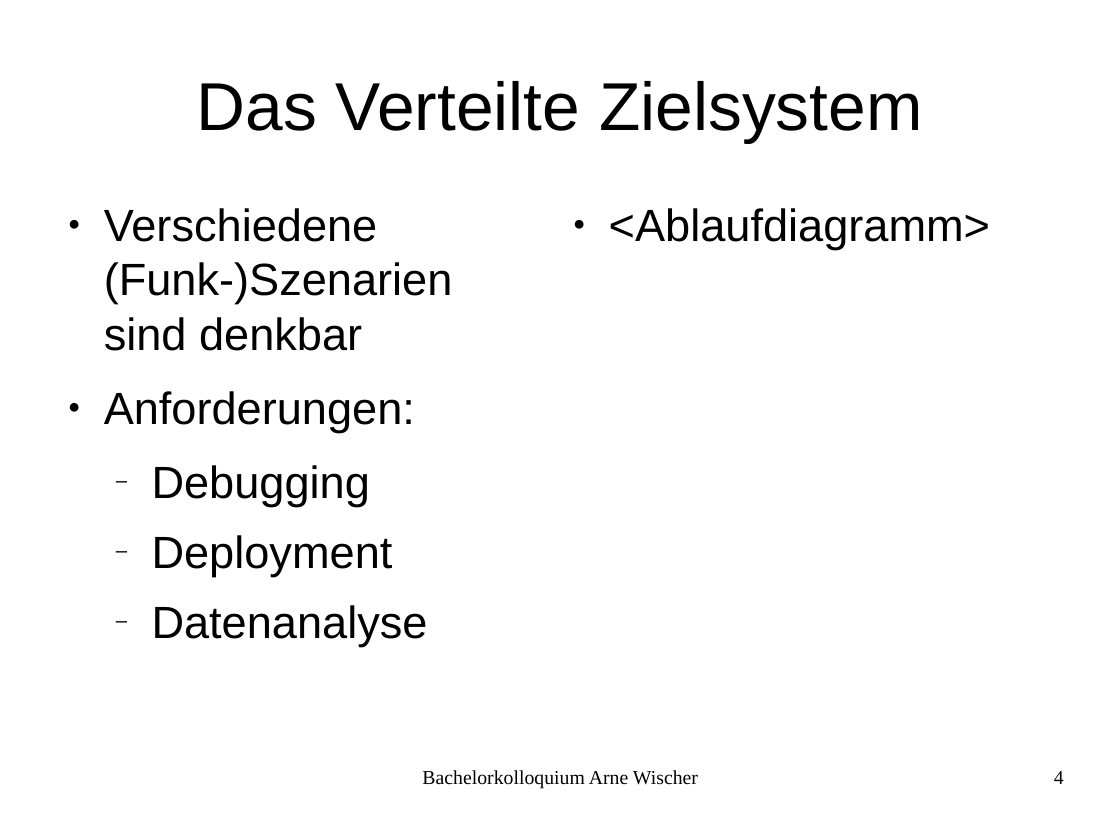
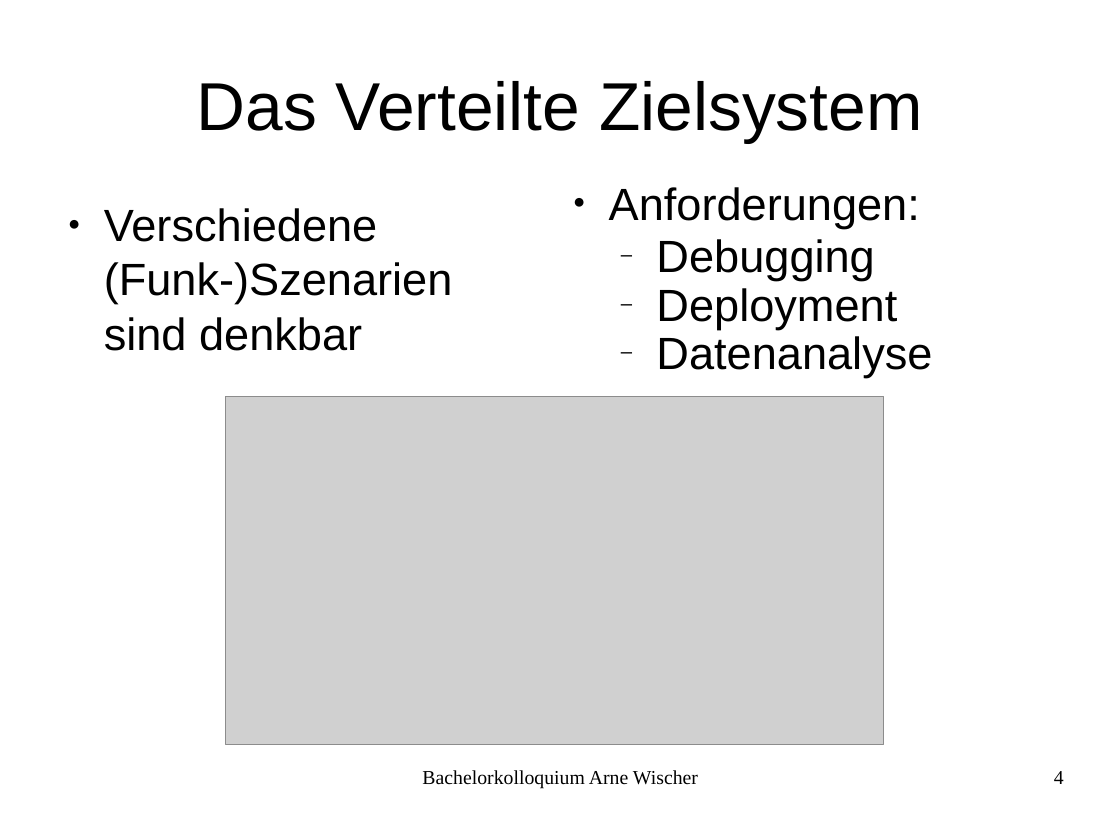
Before and after one commit to fettlaus/Kolloq, a slide deck: slide 4 of Kolloq.odp. Drawn at 1120x840 pixels with LibreOffice and Linux fonts; fonts in the diff are those of the drawing; grey boxes stand for pictures. Boxes give left, top, right and bottom in pixels: in the first picture for what was removed or moved away, otherwise in the second. Text is boxed around its words. In the diff, an @@ line names an element or a change of style, - is before the commit and + after.

```diff
--- a/Kolloq.odp
+++ b/Kolloq.odp
@@ text at [609, 187, 932, 378]: text changed @@
-● <Ablaufdiagramm>
+● Anforderungen:
+  – Debugging
+  – Deployment
+  – Datenanalyse
@@ text at [104, 391, 428, 647]: paragraphs removed @@
-● Anforderungen:
-  – Debugging
-  – Deployment
-  – Datenanalyse
@@ picture added at [226, 396, 884, 745] @@
```
Also in this commit, not shown: 8 other slides changed, 4 other files.
